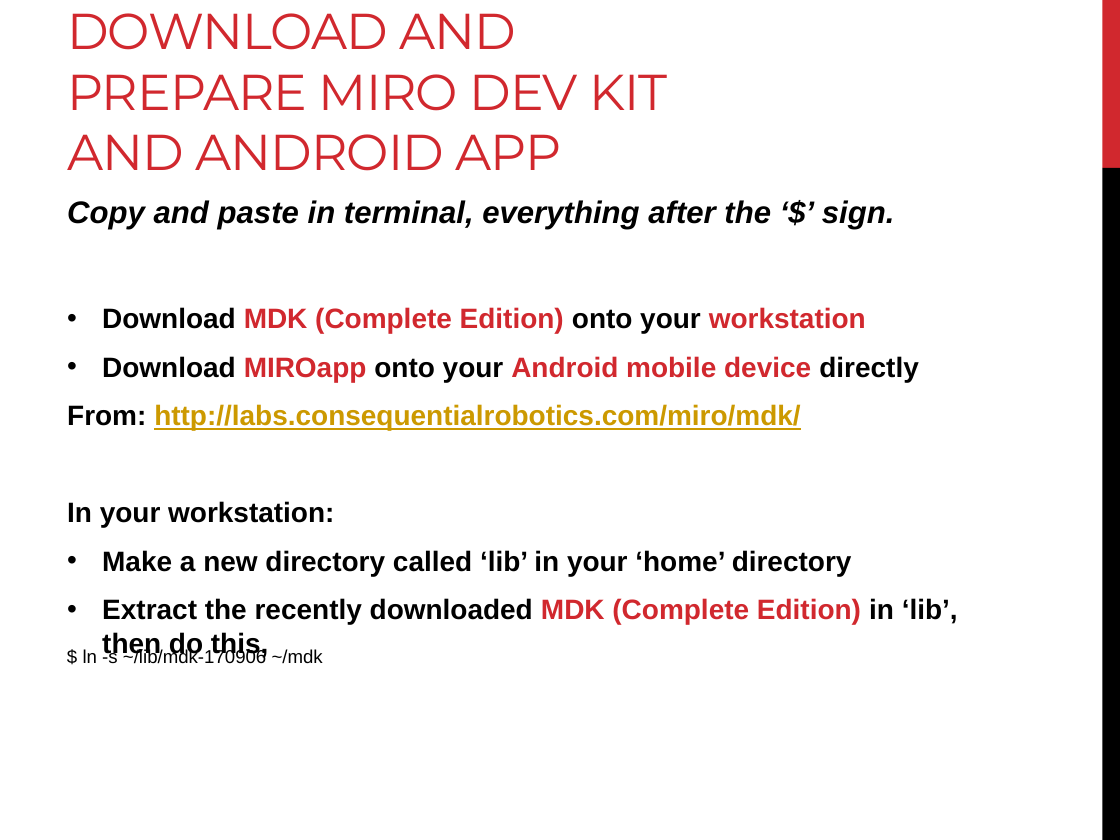
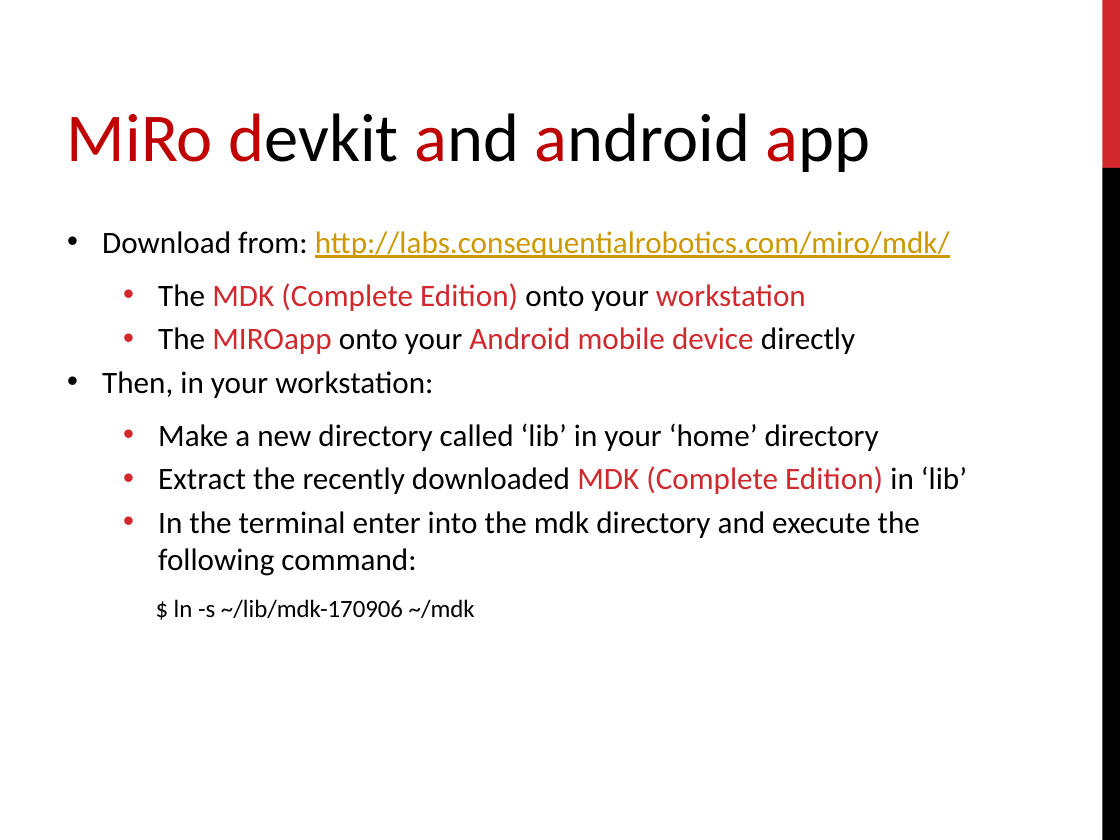
Before and after one commit to EmaroLab/MIRO, a slide deck: slide 8 of MIRO_setup.pptx (slide 6 before the commit). Drawn at 1120x840 pixels with LibreOffice and Linux fonts; fonts in the diff are those of the drawing. Boxes give left, top, right and bottom in pixels: in the first picture for what was removed or moved away, otherwise in the second. Text is boxed around its words. In the diff, an @@ line names an element or a change of style, - is before the commit and + after.

```diff
--- a/MIRO_setup.pptx
+++ b/MIRO_setup.pptx
@@ title removed at bbox=[67, 13, 667, 171] @@
-DOWNLOAD AND PREPARE MIRO DEV KIT AND ANDROID APP
@@ text added at bbox=[67, 113, 871, 172], 44 pt, text #000000 @@
+MiRo devkit and android app
@@ text removed at bbox=[67, 200, 895, 229] @@
-Copy and paste in terminal, everything after the ‘$’ sign.
@@ text "Download from: http://labs.consequentialrobotics.com/miro/md ...": place and size @@
-text "Download from: http://labs.consequentialrobotics.com/miro/md ..." at bbox=[67, 307, 958, 658]
+text "Download from: http://labs.consequentialrobotics.com/miro/md ..." at bbox=[102, 231, 967, 576]
@@ text at bbox=[102, 231, 950, 398]: text changed; size 18 to 20 pt; font Arial to Calibri; bold off @@
-• Download MDK (Complete Edition) onto your workstation
-• Download MIROapp onto your Android mobile device directly
-From: http://labs.consequentialrobotics.com/miro/mdk/
-In your workstation:
+• Download from: http://labs.consequentialrobotics.com/miro/mdk/
+  • The MDK (Complete Edition) onto your workstation
+  • The MIROapp onto your Android mobile device directly
+• Then, in your workstation:
@@ text at bbox=[158, 423, 879, 451]: size 18 to 20 pt, font Arial to Calibri, bold off in "Make a new directory called ‘lib’ in ..."; list level 1 to 2 in "Make a new directory called ..." @@
@@ text at bbox=[158, 466, 967, 576]: text changed; size 18 to 20 pt; font Arial to Calibri; bold off @@
-• Extract the recently downloaded MDK (Complete Edition) in ‘lib’, then do this,
+  • Extract the recently downloaded MDK (Complete Edition) in ‘lib’
+  • In the terminal enter into the mdk directory and execute the following command:
@@ text "$ ln -s ~/lib/mdk-170906 ~/mdk": place and size @@
-text "$ ln -s ~/lib/mdk-170906 ~/mdk" at bbox=[83, 648, 323, 664]
+text "$ ln -s ~/lib/mdk-170906 ~/mdk" at bbox=[174, 599, 475, 618]
@@ text "$ ln -s ~/lib/mdk-170906 ~/mdk" at bbox=[174, 599, 475, 618]: size 12 to 16 pt, font Arial to Calibri @@
```
Also in this commit, not shown: 10 other slides changed, 2 slides added, 1 slide removed, 3 other files.
